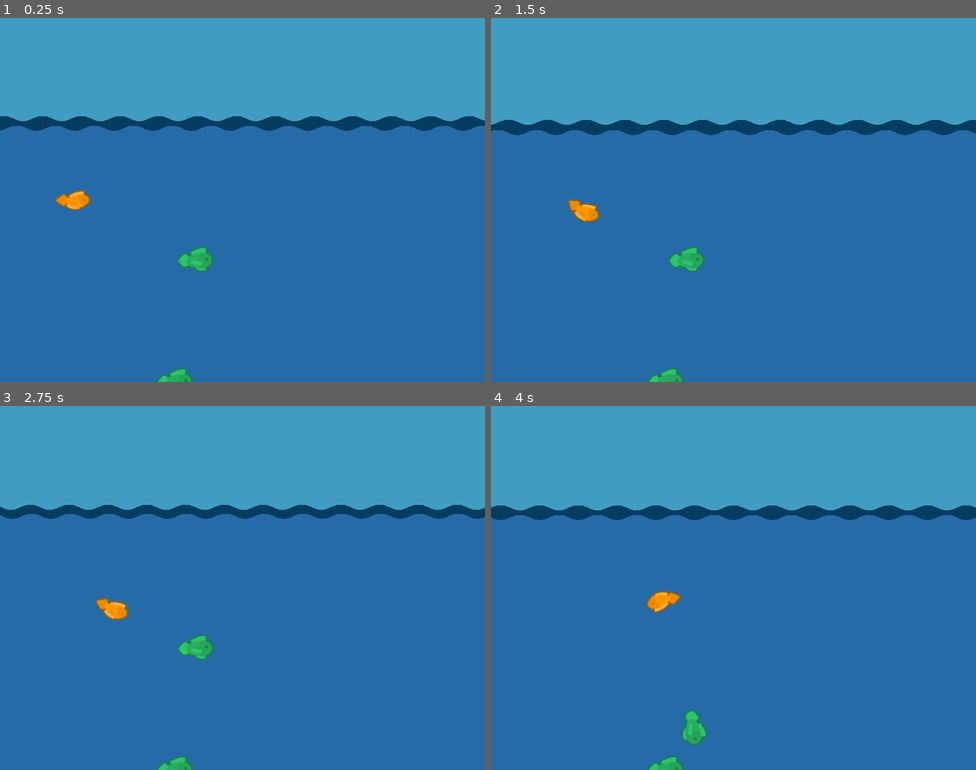
Above: before the commit, frames 1-4 (two rows, left to right).
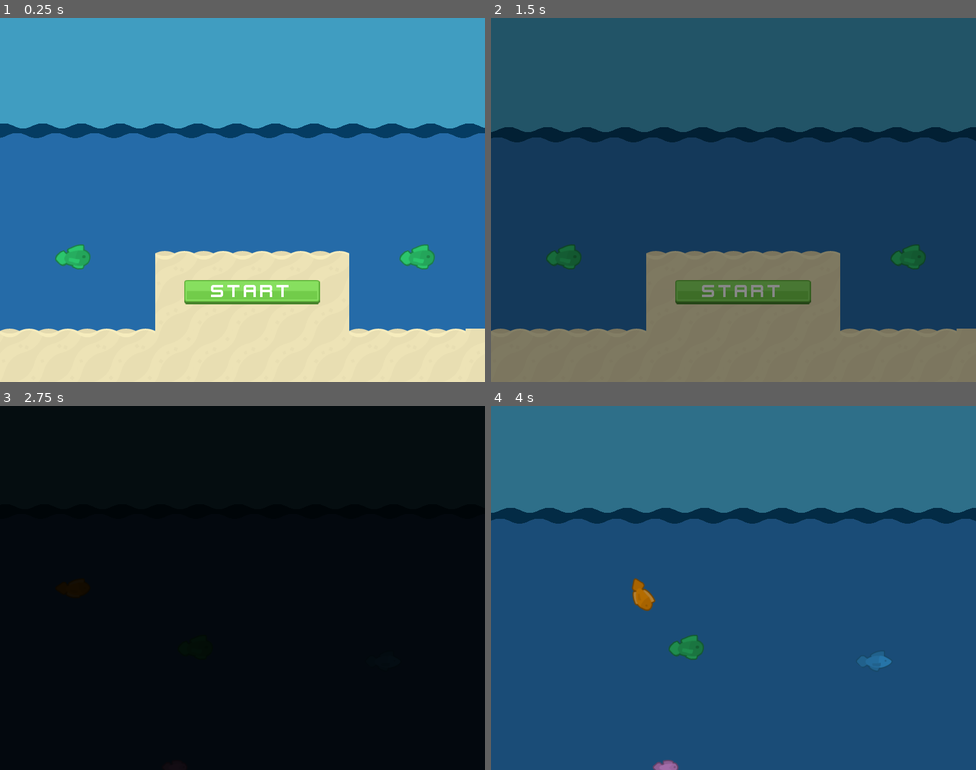
Above: after the commit, the same moments.

Repository: svntax/LD48-Deeper
Game: Godot game, scene res://MainMenu.tscn
The game is run twice, just before and just after one commit, with the same random seed, the same clock (stepped at 60 frames per second) and the same inputs. Before the commit the project starts from res://Gameplay.tscn.
Inputs (mouse positions are in pixels of both pictures, inside the frame that each line leads up to):
- Up to frame 1 (0.25 s): no input
- Up to frame 2 (1.5 s): click (743, 291) at 0.5 s, where only the run after the commit has a clickable "Start"; click (743, 291) at 1.25 s, where only the run after the commit has a clickable "Start"
- Up to frame 3 (2.75 s): click (252, 679) at 2 s, where only the run after the commit has a clickable "Start"
- Up to frame 4 (4 s): move the mouse to (840, 569) at 2.77 s; press the mouse at (840, 569) at 2.78 s; move the mouse to (636, 606) at 3.52 s; release the mouse at (636, 606) at 3.53 s; click (636, 606) at 3.6 s

The runs differ from the first frame. In frame 1, 28% of the frame differs, in the area x 0-100%, y 27-100%; in frame 2, 100%; in frame 3, 100%, in the area x 0-100%, y 0-100%; in frame 4, 100%.

Commit message:
Set up title screen

Diff:
--- a/Fish/Fish.gd
+++ b/Fish/Fish.gd
@@ -25,9 +25,14 @@
 	else:
 		choice = randi() % sprites_deep_list.get_child_count()
 		tex = sprites_deep_list.get_child(choice).get_texture()
-	if choice < 2 and global_position.y < 2000:
-		sprite.texture = tex
-		sprite_large.get_parent().hide()
+
+	if global_position.y < 2000:
+		if choice < 2:
+			sprite.texture = tex
+			sprite_large.get_parent().hide()
+		else:
+			sprite_large.texture = tex
+			sprite.get_parent().hide()
 	else:
 		sprite_large.texture = tex
 		sprite.get_parent().hide()
--- a/Fish/Fish.tscn
+++ b/Fish/Fish.tscn
@@ -113,7 +113,6 @@
 script = ExtResource( 2 )
 
 [node name="Polygons" type="Node2D" parent="."]
-visible = false
 position = Vector2( -32, -32 )
 
 [node name="Polygon2D" type="Polygon2D" parent="Polygons"]
--- a/Gameplay.gd
+++ b/Gameplay.gd
@@ -14,3 +14,7 @@
 	ratio = clamp(ratio, 0, 1)
 
 	ocean_bg_deep.color.a = ratio
+
+func _on_AnimationPlayer_animation_finished(anim_name):
+	if anim_name == "transition_in":
+		pass
--- a/Gameplay.tscn
+++ b/Gameplay.tscn
@@ -205,6 +205,22 @@
 "values": [ Vector2( 32, -16 ), Vector2( 16, -20 ), Vector2( 0, -16 ), Vector2( -10.667, -10 ), Vector2( -32, -16 ) ]
 }
 
+[sub_resource type="Animation" id=12]
+resource_name = "transition_in"
+length = 2.0
+tracks/0/type = "value"
+tracks/0/path = NodePath("TransitionRect:color")
+tracks/0/interp = 1
+tracks/0/loop_wrap = true
+tracks/0/imported = false
+tracks/0/enabled = true
+tracks/0/keys = {
+"times": PoolRealArray( 0, 2 ),
+"transitions": PoolRealArray( 1, 1 ),
+"update": 0,
+"values": [ Color( 0, 0, 0, 1 ), Color( 0, 0, 0, 0 ) ]
+}
+
 [node name="Gameplay" type="Node2D"]
 script = ExtResource( 1 )
 __meta__ = {
@@ -362,3 +378,17 @@
 
 [node name="Fish10" parent="Fishes" instance=ExtResource( 5 )]
 position = Vector2( 368, 1160 )
+
+[node name="TransitionRect" type="ColorRect" parent="."]
+margin_right = 1704.0
+margin_bottom = 880.0
+mouse_filter = 2
+color = Color( 0, 0, 0, 0 )
+__meta__ = {
+"_edit_use_anchors_": false
+}
+
+[node name="AnimationPlayer" type="AnimationPlayer" parent="."]
+autoplay = "transition_in"
+anims/transition_in = SubResource( 12 )
+[connection signal="animation_finished" from="AnimationPlayer" to="." method="_on_AnimationPlayer_animation_finished"]
--- /dev/null
+++ b/MainMenu.gd
@@ -0,0 +1,19 @@
+extends Node2D
+
+onready var waves_animation_player = $WavesAnimationPlayer
+onready var animation_player = $AnimationPlayer
+
+onready var transition_playing = false
+
+func _ready():
+	waves_animation_player.play("waves", -1, 0.5)
+	$TransitionRect.color.a = 0
+
+func _on_StartButton_pressed():
+	if not transition_playing:
+		transition_playing = true
+		animation_player.play("transition")
+
+func _on_AnimationPlayer_animation_finished(anim_name):
+	if anim_name == "transition":
+		get_tree().change_scene("res://Gameplay.tscn")
--- a/MainMenu.tscn
+++ b/MainMenu.tscn
@@ -1,6 +1,361 @@
-[gd_scene format=2]
+[gd_scene load_steps=19 format=2]
+
+[ext_resource path="res://UI/kenvector_future.ttf" type="DynamicFontData" id=1]
+[ext_resource path="res://MainMenu.gd" type="Script" id=2]
+[ext_resource path="res://UI/green_button07.png" type="Texture" id=3]
+[ext_resource path="res://fishTilesheet.png" type="Texture" id=4]
+[ext_resource path="res://Fish/Fish.tscn" type="PackedScene" id=5]
+
+[sub_resource type="TileSet" id=4]
+0/name = "fishTilesheet.png 0"
+0/texture = ExtResource( 4 )
+0/tex_offset = Vector2( 0, 0 )
+0/modulate = Color( 0.145098, 0.564706, 0.584314, 1 )
+0/region = Rect2( 1024, 256, 64, 64 )
+0/tile_mode = 0
+0/occluder_offset = Vector2( 0, 0 )
+0/navigation_offset = Vector2( 0, 0 )
+0/shape_offset = Vector2( 0, 0 )
+0/shape_transform = Transform2D( 1, 0, 0, 1, 0, 0 )
+0/shape_one_way = false
+0/shape_one_way_margin = 0.0
+0/shapes = [  ]
+0/z_index = 0
+
+[sub_resource type="TileSet" id=2]
+0/name = "fishTilesheet.png 0"
+0/texture = ExtResource( 4 )
+0/tex_offset = Vector2( 0, 0 )
+0/modulate = Color( 1, 1, 1, 1 )
+0/region = Rect2( 1024, 256, 64, 64 )
+0/tile_mode = 0
+0/occluder_offset = Vector2( 0, 0 )
+0/navigation_offset = Vector2( 0, 0 )
+0/shape_offset = Vector2( 0, 0 )
+0/shape_transform = Transform2D( 1, 0, 0, 1, 0, 0 )
+0/shape_one_way = false
+0/shape_one_way_margin = 0.0
+0/shapes = [  ]
+0/z_index = 0
+
+[sub_resource type="ConvexPolygonShape2D" id=6]
+points = PoolVector2Array( 64, 64, 0, 64, 0, 0, 64, 0 )
+
+[sub_resource type="ConvexPolygonShape2D" id=7]
+points = PoolVector2Array( 64, 64, 0, 64, 0, 0, 64, 0 )
+
+[sub_resource type="ConvexPolygonShape2D" id=8]
+points = PoolVector2Array( 64, 64, 0, 64, 0, 0, 64, 0 )
+
+[sub_resource type="ConvexPolygonShape2D" id=9]
+points = PoolVector2Array( 64, 64, 0, 64, 0, 0, 64, 0 )
+
+[sub_resource type="ConvexPolygonShape2D" id=10]
+points = PoolVector2Array( 64, 64, 0, 64, 0, 0, 64, 0 )
+
+[sub_resource type="TileSet" id=5]
+0/name = "fishTilesheet.png 0"
+0/texture = ExtResource( 4 )
+0/tex_offset = Vector2( 0, 0 )
+0/modulate = Color( 1, 1, 1, 1 )
+0/region = Rect2( 1024, 256, 64, 64 )
+0/tile_mode = 0
+0/occluder_offset = Vector2( 0, 0 )
+0/navigation_offset = Vector2( 0, 0 )
+0/shape_offset = Vector2( 0, 0 )
+0/shape_transform = Transform2D( 1, 0, 0, 1, 0, 0 )
+0/shape_one_way = false
+0/shape_one_way_margin = 0.0
+0/shapes = [  ]
+0/z_index = 0
+1/name = "fishTilesheet.png 1"
+1/texture = ExtResource( 4 )
+1/tex_offset = Vector2( 0, 0 )
+1/modulate = Color( 1, 1, 1, 1 )
+1/region = Rect2( 0, 0, 64, 64 )
+1/tile_mode = 0
+1/occluder_offset = Vector2( 0, 0 )
+1/navigation_offset = Vector2( 0, 0 )
+1/shape_offset = Vector2( 0, 0 )
+1/shape_transform = Transform2D( 1, 0, 0, 1, 0, 0 )
+1/shape = SubResource( 6 )
+1/shape_one_way = false
+1/shape_one_way_margin = 1.0
+1/shapes = [ {
+"autotile_coord": Vector2( 0, 0 ),
+"one_way": false,
+"one_way_margin": 1.0,
+"shape": SubResource( 6 ),
+"shape_transform": Transform2D( 1, 0, 0, 1, 0, 0 )
+} ]
+1/z_index = 0
+2/name = "fishTilesheet.png 2"
+2/texture = ExtResource( 4 )
+2/tex_offset = Vector2( 0, 0 )
+2/modulate = Color( 1, 1, 1, 1 )
+2/region = Rect2( 64, 0, 64, 64 )
+2/tile_mode = 0
+2/occluder_offset = Vector2( 0, 0 )
+2/navigation_offset = Vector2( 0, 0 )
+2/shape_offset = Vector2( 0, 0 )
+2/shape_transform = Transform2D( 1, 0, 0, 1, 0, 0 )
+2/shape = SubResource( 7 )
+2/shape_one_way = false
+2/shape_one_way_margin = 1.0
+2/shapes = [ {
+"autotile_coord": Vector2( 0, 0 ),
+"one_way": false,
+"one_way_margin": 1.0,
+"shape": SubResource( 7 ),
+"shape_transform": Transform2D( 1, 0, 0, 1, 0, 0 )
+} ]
+2/z_index = 0
+3/name = "fishTilesheet.png 3"
+3/texture = ExtResource( 4 )
+3/tex_offset = Vector2( 0, 0 )
+3/modulate = Color( 1, 1, 1, 1 )
+3/region = Rect2( 128, 0, 64, 64 )
+3/tile_mode = 0
+3/occluder_offset = Vector2( 0, 0 )
+3/navigation_offset = Vector2( 0, 0 )
+3/shape_offset = Vector2( 0, 0 )
+3/shape_transform = Transform2D( 1, 0, 0, 1, 0, 0 )
+3/shape = SubResource( 8 )
+3/shape_one_way = false
+3/shape_one_way_margin = 1.0
+3/shapes = [ {
+"autotile_coord": Vector2( 0, 0 ),
+"one_way": false,
+"one_way_margin": 1.0,
+"shape": SubResource( 8 ),
+"shape_transform": Transform2D( 1, 0, 0, 1, 0, 0 )
+} ]
+3/z_index = 0
+4/name = "fishTilesheet.png 4"
+4/texture = ExtResource( 4 )
+4/tex_offset = Vector2( 0, 0 )
+4/modulate = Color( 1, 1, 1, 1 )
+4/region = Rect2( 192, 0, 64, 64 )
+4/tile_mode = 0
+4/occluder_offset = Vector2( 0, 0 )
+4/navigation_offset = Vector2( 0, 0 )
+4/shape_offset = Vector2( 0, 0 )
+4/shape_transform = Transform2D( 1, 0, 0, 1, 0, 0 )
+4/shape = SubResource( 9 )
+4/shape_one_way = false
+4/shape_one_way_margin = 1.0
+4/shapes = [ {
+"autotile_coord": Vector2( 0, 0 ),
+"one_way": false,
+"one_way_margin": 1.0,
+"shape": SubResource( 9 ),
+"shape_transform": Transform2D( 1, 0, 0, 1, 0, 0 )
+} ]
+4/z_index = 0
+5/name = "fishTilesheet.png 5"
+5/texture = ExtResource( 4 )
+5/tex_offset = Vector2( 0, 0 )
+5/modulate = Color( 1, 1, 1, 1 )
+5/region = Rect2( 256, 0, 64, 64 )
+5/tile_mode = 0
+5/occluder_offset = Vector2( 0, 0 )
+5/navigation_offset = Vector2( 0, 0 )
+5/shape_offset = Vector2( 0, 0 )
+5/shape_transform = Transform2D( 1, 0, 0, 1, 0, 0 )
+5/shape = SubResource( 10 )
+5/shape_one_way = false
+5/shape_one_way_margin = 1.0
+5/shapes = [ {
+"autotile_coord": Vector2( 0, 0 ),
+"one_way": false,
+"one_way_margin": 1.0,
+"shape": SubResource( 10 ),
+"shape_transform": Transform2D( 1, 0, 0, 1, 0, 0 )
+} ]
+5/z_index = 0
+
+[sub_resource type="DynamicFont" id=1]
+size = 32
+font_data = ExtResource( 1 )
+
+[sub_resource type="Animation" id=3]
+resource_name = "waves"
+loop = true
+tracks/0/type = "value"
+tracks/0/path = NodePath("WaveTilemap:position")
+tracks/0/interp = 1
+tracks/0/loop_wrap = true
+tracks/0/imported = false
+tracks/0/enabled = true
+tracks/0/keys = {
+"times": PoolRealArray( 0, 0.3, 0.4, 0.7, 1 ),
+"transitions": PoolRealArray( 1, 1, 1, 1, 1 ),
+"update": 0,
+"values": [ Vector2( 0, 0 ), Vector2( -48, -6 ), Vector2( -64, 0 ), Vector2( -96, 6 ), Vector2( -128, 0 ) ]
+}
+tracks/1/type = "value"
+tracks/1/path = NodePath("WaveTilemap2:position")
+tracks/1/interp = 1
+tracks/1/loop_wrap = true
+tracks/1/imported = false
+tracks/1/enabled = true
+tracks/1/keys = {
+"times": PoolRealArray( 0, 0.2, 0.4, 0.6, 1 ),
+"transitions": PoolRealArray( 1, 1, 1, 1, 1 ),
+"update": 0,
+"values": [ Vector2( 32, -16 ), Vector2( 16, -20 ), Vector2( 0, -16 ), Vector2( -10.667, -10 ), Vector2( -32, -16 ) ]
+}
+
+[sub_resource type="RectangleShape2D" id=11]
+extents = Vector2( 928, 24 )
+
+[sub_resource type="RectangleShape2D" id=13]
+extents = Vector2( 16, 245.689 )
+
+[sub_resource type="Animation" id=12]
+resource_name = "transition"
+length = 2.0
+tracks/0/type = "value"
+tracks/0/path = NodePath("TransitionRect:color")
+tracks/0/interp = 1
+tracks/0/loop_wrap = true
+tracks/0/imported = false
+tracks/0/enabled = true
+tracks/0/keys = {
+"times": PoolRealArray( 0, 2 ),
+"transitions": PoolRealArray( 1, 1 ),
+"update": 0,
+"values": [ Color( 0, 0, 0, 0 ), Color( 0, 0, 0, 1 ) ]
+}
 
 [node name="MainMenu" type="Node2D"]
-__meta__ = {
-"_edit_lock_": true
-}
+script = ExtResource( 2 )
+__meta__ = {
+"_edit_lock_": true
+}
+
+[node name="SkyBg" type="ColorRect" parent="."]
+margin_left = -8.0
+margin_top = -16.0
+margin_right = 1624.0
+margin_bottom = 616.0
+color = Color( 0.254902, 0.619608, 0.760784, 1 )
+__meta__ = {
+"_edit_lock_": true,
+"_edit_use_anchors_": false
+}
+
+[node name="OceanBg" type="ColorRect" parent="."]
+margin_left = -8.0
+margin_top = 240.0
+margin_right = 1624.0
+margin_bottom = 4368.0
+color = Color( 0.14902, 0.423529, 0.662745, 1 )
+__meta__ = {
+"_edit_use_anchors_": false
+}
+
+[node name="OceanBgDeep" type="ColorRect" parent="."]
+margin_left = -8.0
+margin_top = 240.0
+margin_right = 1624.0
+margin_bottom = 4368.0
+color = Color( 0.0666667, 0.105882, 0.141176, 0 )
+__meta__ = {
+"_edit_lock_": true,
+"_edit_use_anchors_": false
+}
+
+[node name="WaveTilemap2" type="TileMap" parent="."]
+position = Vector2( 32, -16 )
+tile_set = SubResource( 4 )
+cell_quadrant_size = 32
+format = 1
+tile_data = PoolIntArray( 262140, 0, 0, 262141, 0, 0, 262142, 0, 0, 262143, 0, 0, 196608, 0, 0, 196609, 0, 0, 196610, 0, 0, 196611, 0, 0, 196612, 0, 0, 196613, 0, 0, 196614, 0, 0, 196615, 0, 0, 196616, 0, 0, 196617, 0, 0, 196618, 0, 0, 196619, 0, 0, 196620, 0, 0, 196621, 0, 0, 196622, 0, 0, 196623, 0, 0, 196624, 0, 0, 196625, 0, 0, 196626, 0, 0, 196627, 0, 0, 196628, 0, 0, 196629, 0, 0, 196630, 0, 0, 196631, 0, 0, 196632, 0, 0, 196633, 0, 0, 196634, 0, 0, 196635, 0, 0, 196636, 0, 0, 196637, 0, 0 )
+__meta__ = {
+"_edit_lock_": true
+}
+
+[node name="WaveTilemap" type="TileMap" parent="."]
+tile_set = SubResource( 2 )
+cell_quadrant_size = 32
+format = 1
+tile_data = PoolIntArray( 262140, 0, 0, 262141, 0, 0, 262142, 0, 0, 262143, 0, 0, 196608, 0, 0, 196609, 0, 0, 196610, 0, 0, 196611, 0, 0, 196612, 0, 0, 196613, 0, 0, 196614, 0, 0, 196615, 0, 0, 196616, 0, 0, 196617, 0, 0, 196618, 0, 0, 196619, 0, 0, 196620, 0, 0, 196621, 0, 0, 196622, 0, 0, 196623, 0, 0, 196624, 0, 0, 196625, 0, 0, 196626, 0, 0, 196627, 0, 0, 196628, 0, 0, 196629, 0, 0, 196630, 0, 0, 196631, 0, 0, 196632, 0, 0, 196633, 0, 0, 196634, 0, 0, 196635, 0, 0, 196636, 0, 0, 196637, 0, 0 )
+__meta__ = {
+"_edit_lock_": true
+}
+
+[node name="OceanTiles" type="TileMap" parent="."]
+tile_set = SubResource( 5 )
+cell_quadrant_size = 32
+format = 1
+tile_data = PoolIntArray( 65535, 2, 0, 13, 2, 0, 131071, 2, 0, 65549, 2, 0, 196607, 2, 0, 131085, 2, 0, 262143, 2, 0, 196621, 2, 0, 327679, 2, 0, 262157, 2, 0, 393215, 2, 0, 327693, 2, 0, 458751, 2, 0, 393220, 4, 0, 393221, 4, 0, 393222, 4, 0, 393223, 4, 0, 393224, 4, 0, 393229, 2, 0, 524287, 2, 0, 458756, 2, 0, 458757, 2, 0, 458758, 2, 0, 458759, 2, 0, 458760, 2, 0, 458765, 2, 0, 589823, 2, 0, 524288, 4, 0, 524289, 4, 0, 524290, 4, 0, 524291, 4, 0, 524292, 2, 0, 524293, 2, 0, 524294, 2, 0, 524295, 2, 0, 524296, 2, 0, 524297, 4, 0, 524298, 4, 0, 524299, 4, 0, 524300, 2, 0, 524301, 2, 0, 655359, 2, 0, 589824, 2, 0, 589825, 2, 0, 589826, 2, 0, 589827, 2, 0, 589828, 2, 0, 589829, 2, 0, 589830, 2, 0, 589831, 2, 0, 589832, 2, 0, 589833, 2, 0, 589834, 2, 0, 589835, 2, 0, 589836, 2, 0, 589837, 2, 0 )
+
+[node name="NinePatchRect" type="NinePatchRect" parent="."]
+margin_left = 304.0
+margin_top = 432.0
+margin_right = 528.0
+margin_bottom = 472.0
+texture = ExtResource( 3 )
+region_rect = Rect2( 0, 0, 50, 50 )
+patch_margin_left = 20
+patch_margin_right = 20
+axis_stretch_horizontal = 1
+__meta__ = {
+"_edit_use_anchors_": false
+}
+
+[node name="StartButton" type="TextureButton" parent="NinePatchRect"]
+margin_right = 224.0
+margin_bottom = 40.0
+__meta__ = {
+"_edit_use_anchors_": false
+}
+
+[node name="Label" type="Label" parent="NinePatchRect/StartButton"]
+margin_right = 224.0
+margin_bottom = 40.0
+custom_fonts/font = SubResource( 1 )
+text = "Start"
+align = 1
+
+[node name="WavesAnimationPlayer" type="AnimationPlayer" parent="."]
+anims/waves = SubResource( 3 )
+
+[node name="TopBorder" type="StaticBody2D" parent="."]
+position = Vector2( 768, 184 )
+
+[node name="CollisionShape2D" type="CollisionShape2D" parent="TopBorder"]
+shape = SubResource( 11 )
+__meta__ = {
+"_edit_lock_": true
+}
+
+[node name="RightBorder" type="StaticBody2D" parent="."]
+position = Vector2( 816, 365.689 )
+
+[node name="CollisionShape2D" type="CollisionShape2D" parent="RightBorder"]
+shape = SubResource( 13 )
+__meta__ = {
+"_edit_lock_": true
+}
+
+[node name="Fish" parent="." instance=ExtResource( 5 )]
+position = Vector2( 120, 392 )
+
+[node name="Fish2" parent="." instance=ExtResource( 5 )]
+position = Vector2( 688, 392 )
+
+[node name="AnimationPlayer" type="AnimationPlayer" parent="."]
+anims/transition = SubResource( 12 )
+
+[node name="TransitionRect" type="ColorRect" parent="."]
+margin_right = 896.0
+margin_bottom = 640.0
+mouse_filter = 2
+color = Color( 0, 0, 0, 0 )
+__meta__ = {
+"_edit_use_anchors_": false
+}
+[connection signal="pressed" from="NinePatchRect/StartButton" to="." method="_on_StartButton_pressed"]
+[connection signal="animation_finished" from="AnimationPlayer" to="." method="_on_AnimationPlayer_animation_finished"]
--- a/project.godot
+++ b/project.godot
@@ -16,7 +16,7 @@
 [application]
 
 config/name="LudumDare48"
-run/main_scene="res://Gameplay.tscn"
+run/main_scene="res://MainMenu.tscn"
 config/icon="res://icon.png"
 
 [display]
Not shown: 3 places in Gameplay.tscn that only renumber resources
Binary file added: UI/green_button07.png
Not shown, added: UI/green_button07.png.import
Binary file added: UI/kenvector_future.ttf
Binary file added: UI/kenvector_future_thin.ttf
